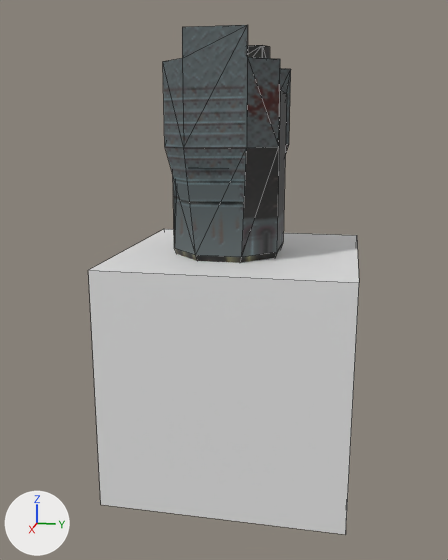
Renders of the Blender file project_files/power_coil-01.blend from each side of a commit.
Camera for both pictures: a 50 mm camera at (10.59, 1.81, 6.09) aimed at (0.13, -0.29, 3.48). Arrows for +X, +Y and +Z are at lower left; the lights stay in place. Mesh edges are drawn as thin lines on the coarser meshes.

Names of what the first picture shows: 'Cube', 'engine'.
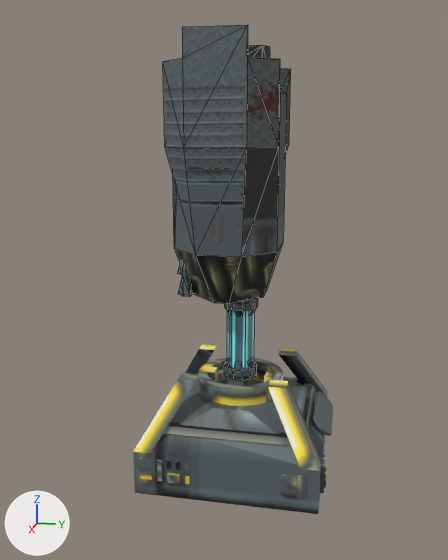
Where the change shows, as pixel boxes [x1, y1, x2, y2] in the pictures (448 x 560 px):
'Cube', hidden: before [88, 229, 359, 534]
'Cylinder', added (cyan): after [227, 309, 255, 369]
'Cylinder.001', added: after [224, 359, 257, 381]
'Cylinder.002', added: after [224, 298, 258, 316]
'engine_core-01', unchanged, uncovered by the edit: after [133, 344, 333, 514]

Patch to the scene script:
```diff
--- a/project_files/power_coil-01.blend.py
+++ b/project_files/power_coil-01.blend.py
@@ me_cylinder_001 @@
+me_cylinder_001.from_pydata(...)  # 36 vertices, 20 faces; spans x -0.3..0.3, y -0.3..0.3, z 1.584..1.911
+me_cylinder_001.materials.append(mat_primary_texture)  # picture img_entities_texture_01_png
@@ me_cylinder @@
+me_cylinder.from_pydata(...)  # a 6-sided cylinder along z spanning x -0.87..0.87, y -1.0..1.0, z -4.0..1.0
+me_cylinder.materials.append(mat_primary_texture)  # picture img_entities_texture_01_png
@@ ob_cube @@
 ob_cube.scale = (2.0, 2.0, 2.0)
+ob_cube.hide_set(True)  # its collection is switched off
@@ ob_cylinder_002 @@
+ob_cylinder_002 = bpy.data.objects.new('Cylinder.002', me_cylinder_001)
+ob_cylinder_002.location = (0.0, 0.0, 4.75)
+ob_cylinder_002.rotation_euler = (0.0, 0.0, 0.262)  # degrees (0, 0, 15)
+ob_cylinder_002.scale = (1.0, 1.0, -1.0)
@@ ob_cylinder_001 @@
+ob_cylinder_001 = bpy.data.objects.new('Cylinder.001', me_cylinder_001)
+ob_cylinder_001.location = (0.0, 0.0, 0.09)
+ob_cylinder_001.rotation_euler = (0.0, 0.0, 0.262)  # degrees (0, 0, 15)
@@ ob_cylinder @@
+ob_cylinder = bpy.data.objects.new('Cylinder', me_cylinder)
+ob_cylinder.location = (0.0, 0.0, 2.81)
+ob_cylinder.scale = (0.25, 0.25, 0.25)
```
